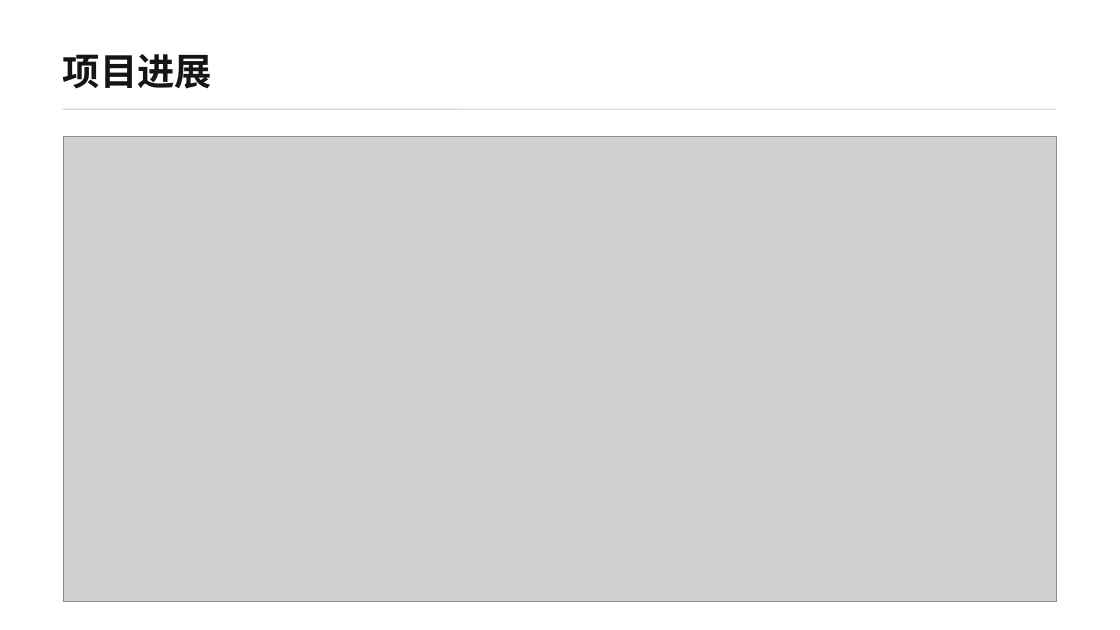
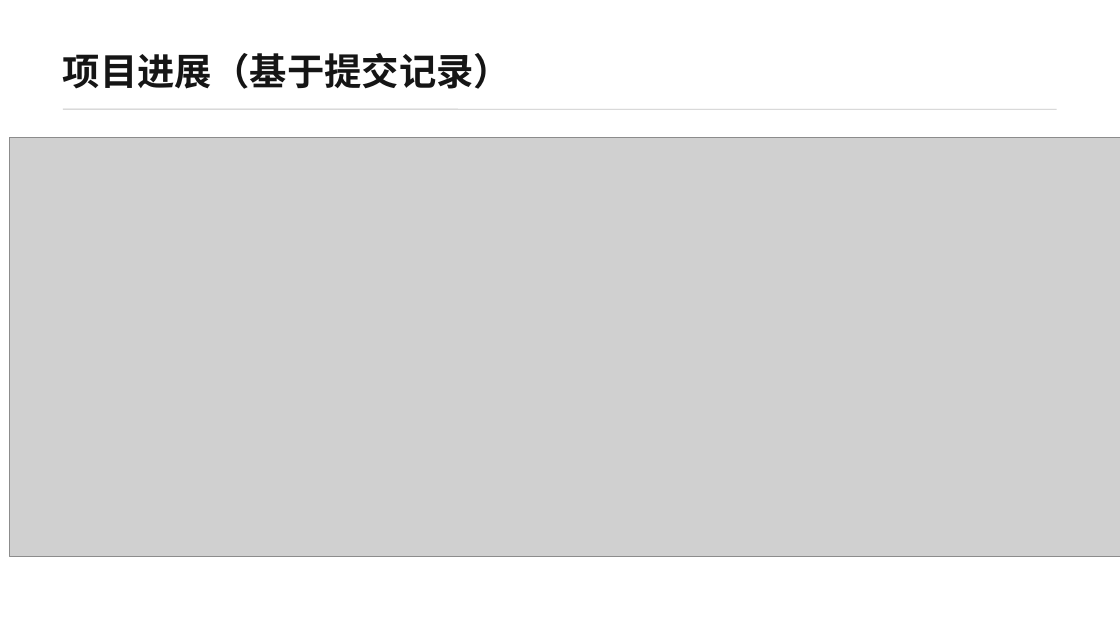
Before and after one commit to qi7876/software-development-exp, a slide deck: slide 6 of docs/report/report.pptx. Drawn at 1120x630 pixels with LibreOffice and Linux fonts; fonts in the diff are those of the drawing; grey boxes stand for pictures. Boxes give left, top, right and bottom in pixels: in the first picture for what was removed or moved away, otherwise in the second. Text is boxed around its words. In the diff, an @@ line names an element or a change of style, - is before the commit and + after.

```diff
--- a/docs/report/report.pptx
+++ b/docs/report/report.pptx
@@ text at (63, 53, 511, 89): text changed @@
-项目进展
+项目进展（基于提交记录）
@@ picture: place and size @@
-picture at (63, 136, 1057, 602)
+picture at (9, 138, 1120, 557)
```
Also in this commit, not shown: 6 other slides changed.
